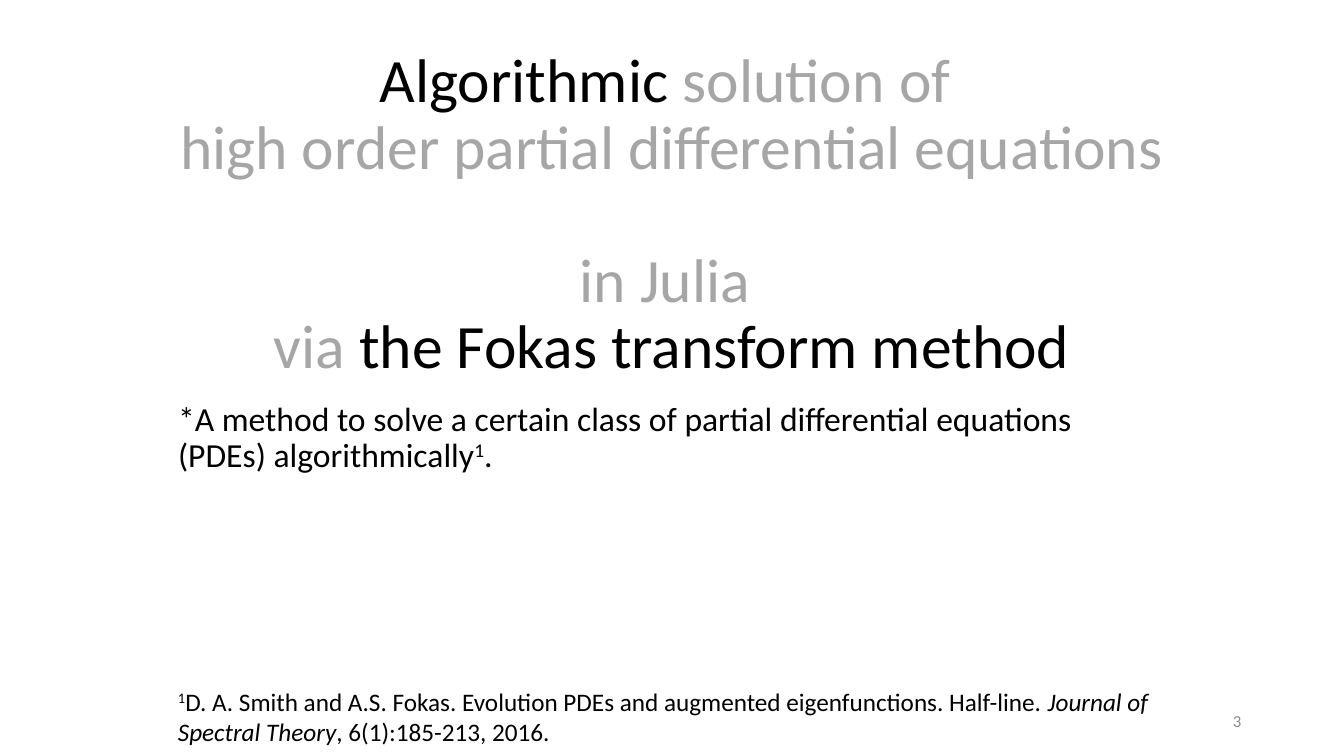
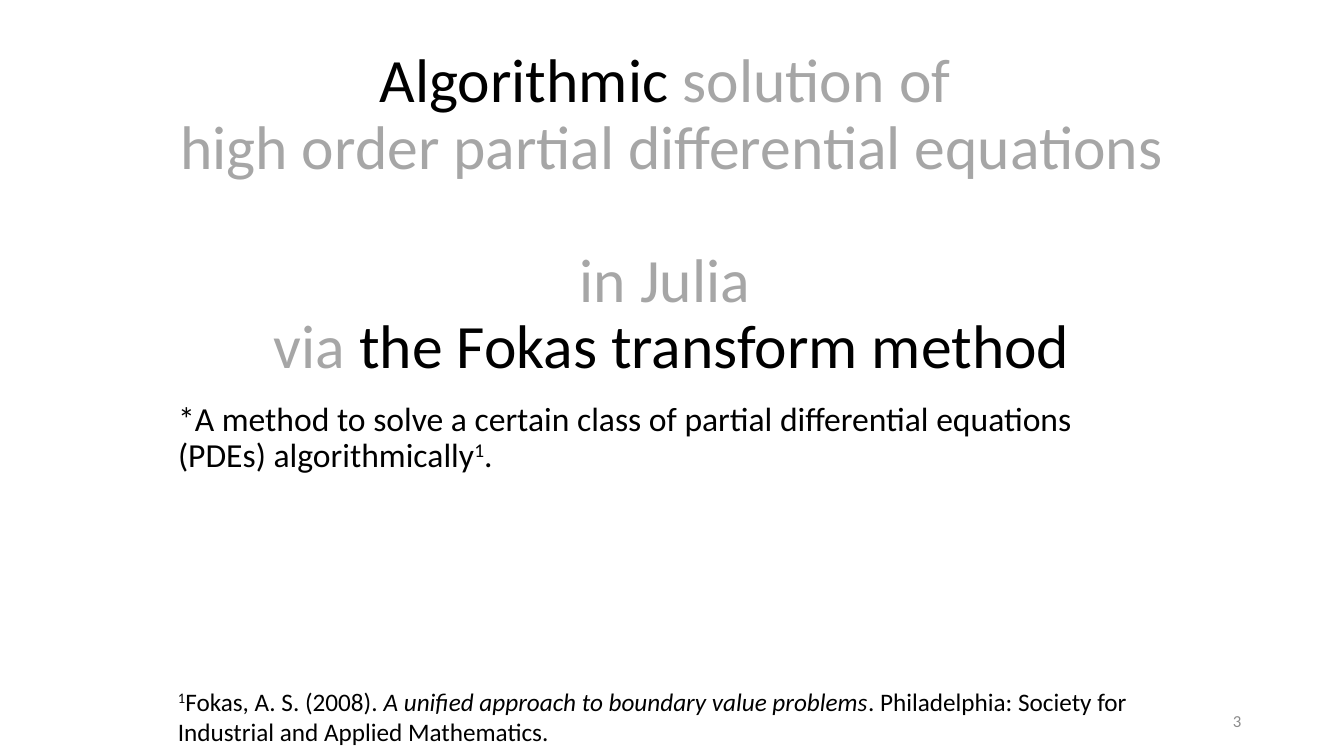
Before and after one commit to largecats/capstone-project, a slide deck: slide 3 of presentation/presentation.pptx. Drawn at 1344x756 pixels with LibreOffice and Linux fonts; fonts in the diff are those of the drawing. Boxes give left, top, right and bottom in pixels: in the first picture for what was removed or moved away, otherwise in the second. Text is boxed around its words. In the diff, an @@ line names an element or a change of style, - is before the commit and + after.

```diff
--- a/presentation/presentation.pptx
+++ b/presentation/presentation.pptx
@@ text at (178,692,1126,745): text changed @@
-1D. A. Smith and A.S. Fokas. Evolution PDEs and augmented eigenfunctions. Half-line. Journal of Spectral Theory, 6(1):185-213, 2016.
+1Fokas, A. S. (2008). A unified approach to boundary value problems. Philadelphia: Society for Industrial and Applied Mathematics.
```
Also in this commit, not shown: 3 other slides changed, 1 other file.
